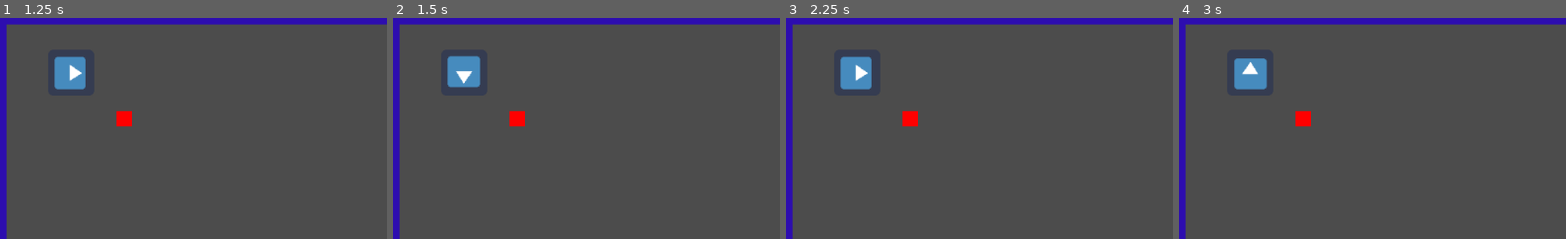
Above: before the commit, frames 1-4 (left to right).
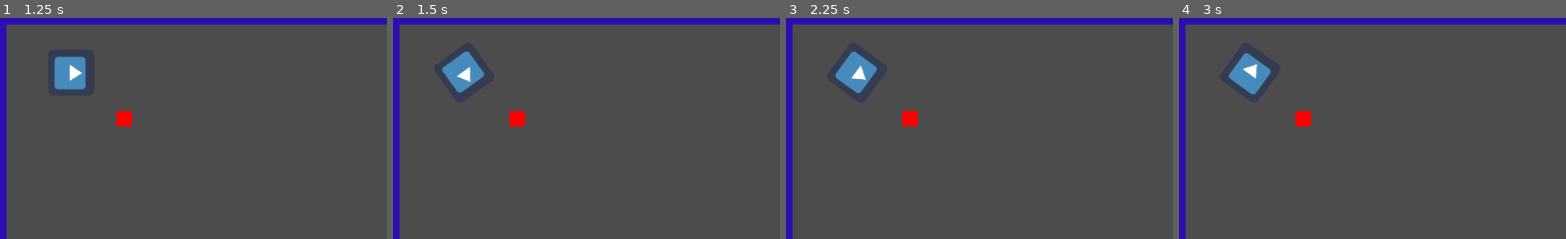
Above: after the commit, the same moments.

Repository: cliftonpalmer/move-it-meato
Game: Godot game, scene res://level_0.tscn
The game is run twice, just before and just after one commit, with the same random seed, the same clock (stepped at 60 frames per second) and the same inputs. The engine's default icon, where the game draws it, is replaced by a stand-in: a white triangle on a blue panel in a dark square.
Inputs:
- Up to frame 1 (1.25 s): tap Enter at 0.5 s; hold D (rot_right) from 0.53 s (still down)
- Up to frame 2 (1.5 s): tap Space at 1.25 s; release D (rot_right) at 1.28 s; hold S (rot_down) from 1.28 s (still down)
- Up to frame 3 (2.25 s): tap Enter at 2 s; release S (rot_down) at 2.03 s; hold D (rot_right) from 2.03 s (still down)
- Up to frame 4 (3 s): tap Space at 2.75 s; release D (rot_right) at 2.78 s; hold W (rot_up) from 2.78 s (still down)
The pictures show only the part of the screen within x 0-50%, y 0-50%; the shares and areas given below are measured in that part.

Frame 1 is identical in both runs. In frame 2, 0.6% of the frame differs, in the area x 12-24%, y 15-34%; in frame 3, 0.6%; in frame 4, 0.6%.

Commit message:
Slowed rotation

Diff:
--- a/player.gd
+++ b/player.gd
@@ -6,7 +6,7 @@
 const ACCELERATION = 2
 const MASS = 10
 const FRICTION = 0.95
-const MAX_ROTATION = PI / 20
+const MAX_ROTATION = PI / 40
 
 var velocity = Vector2()
 
